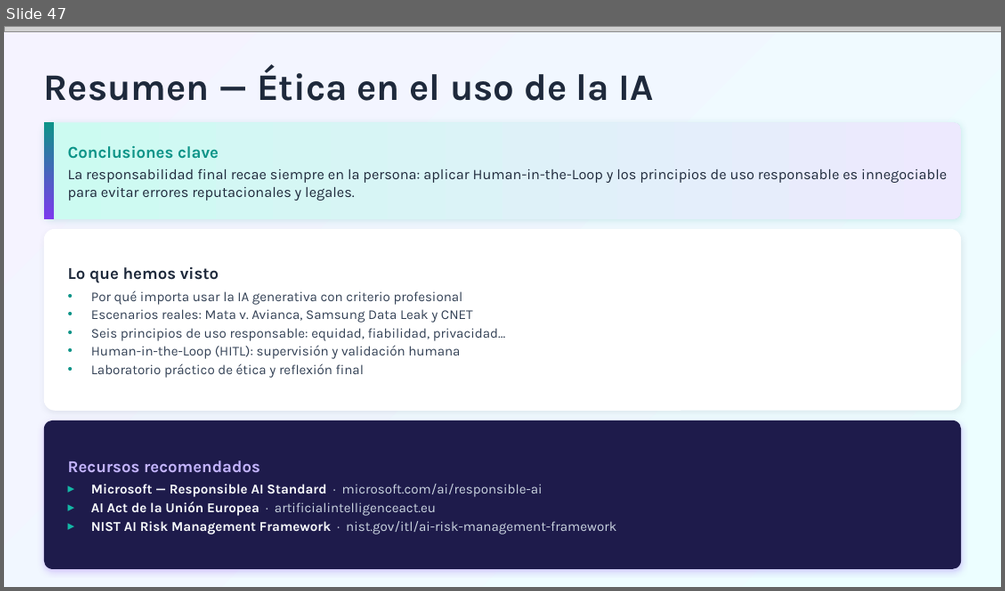
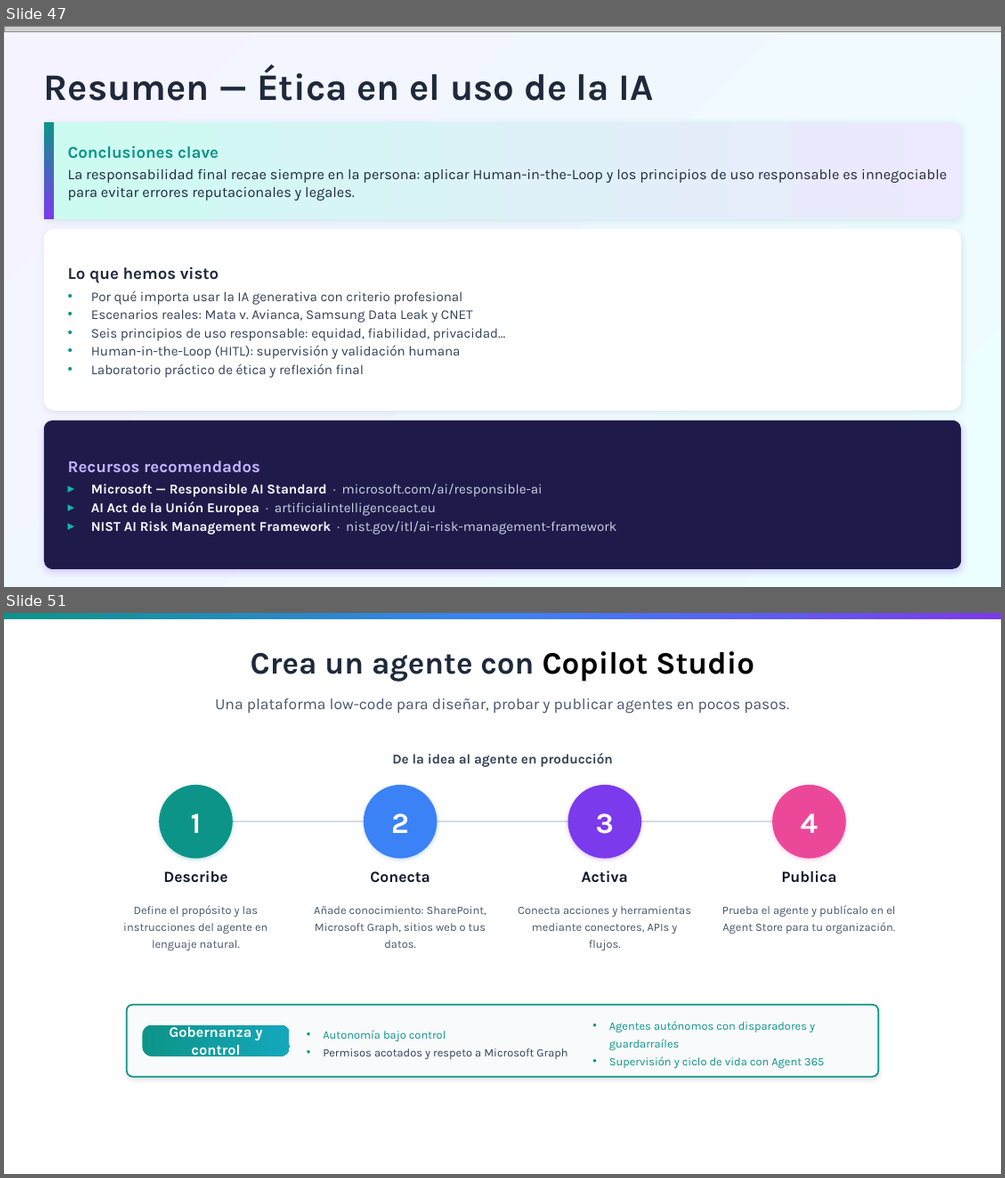
Before and after one commit to quizeth/Labs, a slide deck: IA y Copilot para business professionals/IA Generativa y Microsoft Copilot para profesionales.pptx. Shown one above the other, each under a label of ours: slide 47 before the commit, slides 47 and 51 after it; the slides between them are not shown. The pictures are 1005x591 and 1005x1178 pixels, drawn with LibreOffice and Linux fonts; fonts in the diff are those of the drawing; grey boxes stand for pictures. Boxes give left, top, right and bottom in pixels: in the first picture for what was removed or moved away, otherwise in the second. Text is boxed around its words. In the diff, an @@ line names an element or a change of style, - is before the commit and + after.

```diff
--- a/IA y Copilot para business professionals/IA Generativa y Microsoft Copilot para profesionales.pptx
+++ b/IA y Copilot para business professionals/IA Generativa y Microsoft Copilot para profesionales.pptx
@@ slide 51 added at [4,613,1001,1174], background #FFFFFF @@
@@ rectangle added at [4,613,1001,619], fill gradient #0D9488 to #3B82F6 to #7C3AED @@
@@ text added at [251,651,754,682], 30 pt, text #1E293B, bold @@
+Crea un agente con Copilot Studio
@@ text added at [215,698,789,714], 15 pt, text #475569 @@
+Una plataforma low-code para diseñar, probar y publicar agentes en pocos pasos.
@@ text added at [392,753,613,767], 13 pt, text #334155, bold @@
+De la idea al agente en producción
@@ ellipse added at [159,785,232,859], fill #0D9488, 28 pt, text #FFFFFF, bold @@
+1
@@ ellipse added at [364,785,437,859], fill #3B82F6, 28 pt, text #FFFFFF, bold @@
+2
@@ ellipse added at [568,785,641,859], fill #7C3AED, 28 pt, text #FFFFFF, bold @@
+3
@@ ellipse added at [773,785,846,859], fill #EC4899, 28 pt, text #FFFFFF, bold @@
+4
@@ rectangle added at [196,821,809,822], fill #CBD5E1 @@
@@ text added at [163,870,227,883], 15 pt, text #0F172A, bold @@
+Describe
@@ text added at [370,871,429,883], 15 pt, text #0F172A, bold @@
+Conecta
@@ text added at [582,870,628,883], 15 pt, text #0F172A, bold @@
+Activa
@@ text added at [781,870,836,883], 15 pt, text #0F172A, bold @@
+Publica
@@ text added at [123,905,267,950], 11 pt, text #475569 @@
+Define el propósito y las instrucciones del agente en lenguaje natural.
@@ text added at [314,906,486,948], 11 pt, text #475569 @@
+Añade conocimiento: SharePoint, Microsoft Graph, sitios web o tus datos.
@@ text added at [518,906,691,950], 11 pt, text #475569 @@
+Conecta acciones y herramientas mediante conectores, APIs y flujos.
@@ text added at [722,905,895,933], 11 pt, text #475569 @@
+Prueba el agente y publícalo en el Agent Store para tu organización.
@@ rounded rectangle added at [127,1005,878,1077], fill #F8FAFC, outline #0D9488 1.5 pt @@
@@ rounded rectangle added at [142,1025,290,1056], fill gradient #0D9488 to #14A8BC, 14 pt, text #FFFFFF, bold @@
+Gobernanza y control
@@ text added at [323,1030,567,1059], 11 pt, text #334155 @@
+• Autonomía bajo control
+• Permisos acotados y respeto a Microsoft Graph
@@ text added at [609,1021,824,1068], 11 pt, text #0D9488 @@
+• Agentes autónomos con disparadores y guardarraíles
+• Supervisión y ciclo de vida con Agent 365
```
Also in this commit, not shown: 8 slides changed, 13 other slides added.
